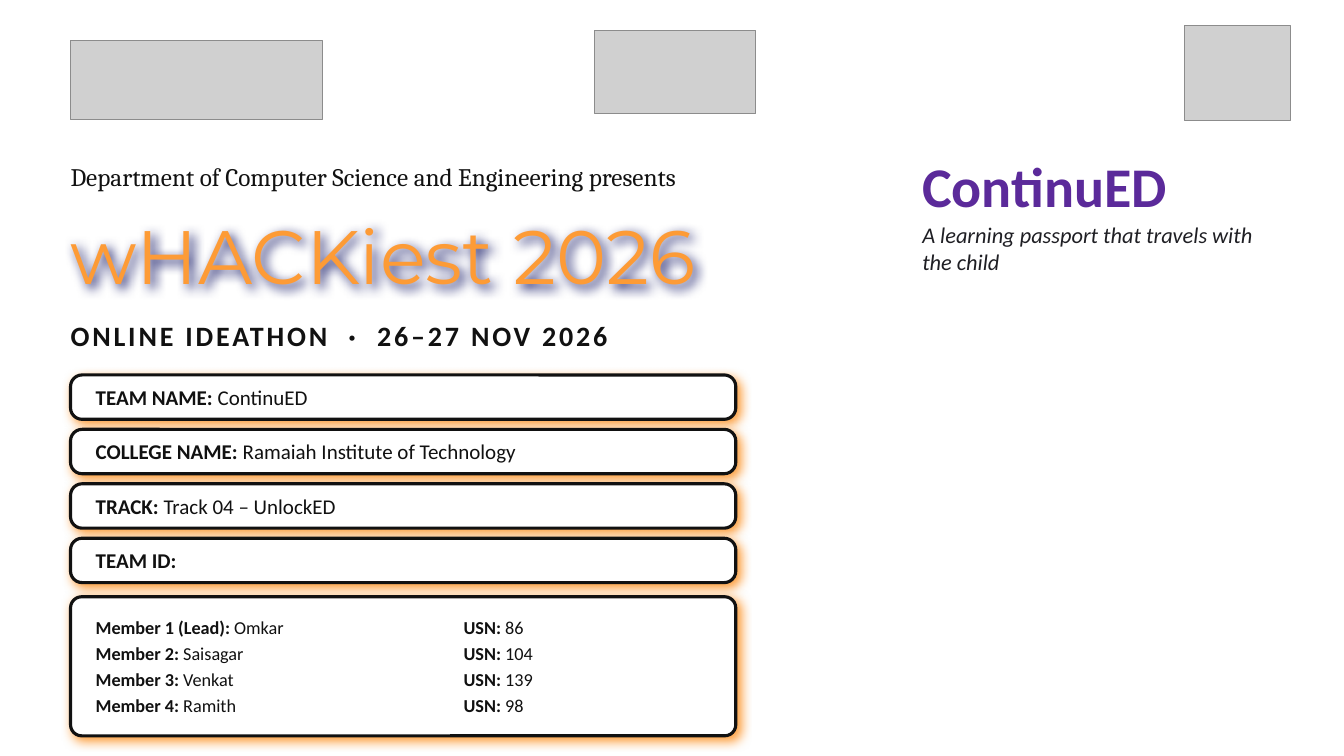
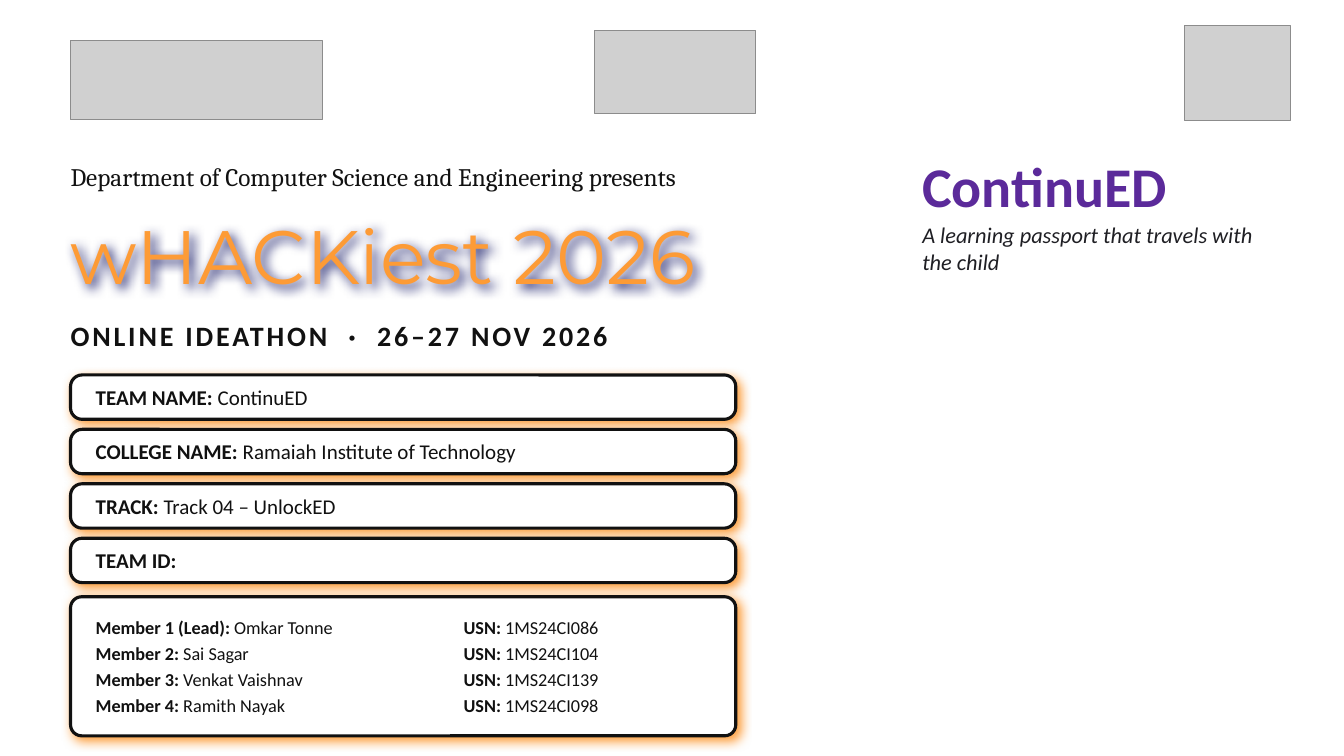
Before and after one commit to Saisagar31/ContinuED, a slide deck: slide 1 of submission/ContinuED_Track4.pptx. Drawn at 1344x756 pixels with LibreOffice and Linux fonts; fonts in the diff are those of the drawing; grey boxes stand for pictures; background and template pictures are left out. Boxes give left, top, right and bottom in pixels: in the first picture for what was removed or moved away, otherwise in the second. Text is boxed around its words. In the diff, an @@ line names an element or a change of style, - is before the commit and + after.

```diff
--- a/submission/ContinuED_Track4.pptx
+++ b/submission/ContinuED_Track4.pptx
@@ text at [96,620,333,715]: text changed; bold off @@
-Member 1 (Lead): Omkar
-Member 2: Saisagar
-Member 3: Venkat
-Member 4: Ramith
+Member 1 (Lead): Omkar Tonne
+Member 2: Sai Sagar
+Member 3: Venkat Vaishnav
+Member 4: Ramith Nayak
@@ text at [464,621,598,712]: text changed; bold off @@
-USN: 86
-USN: 104
-USN: 139
-USN: 98
+USN: 1MS24CI086
+USN: 1MS24CI104
+USN: 1MS24CI139
+USN: 1MS24CI098
```
Also in this commit, not shown: 1 other file.
